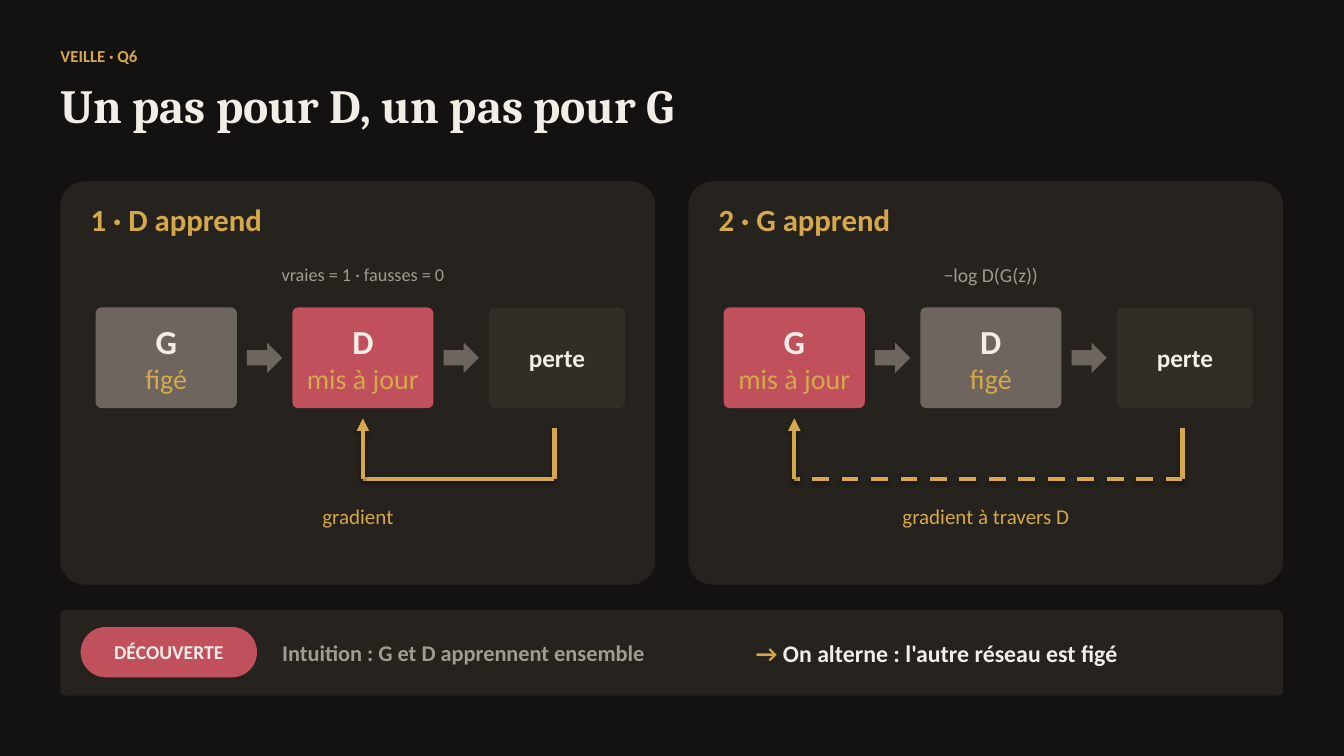
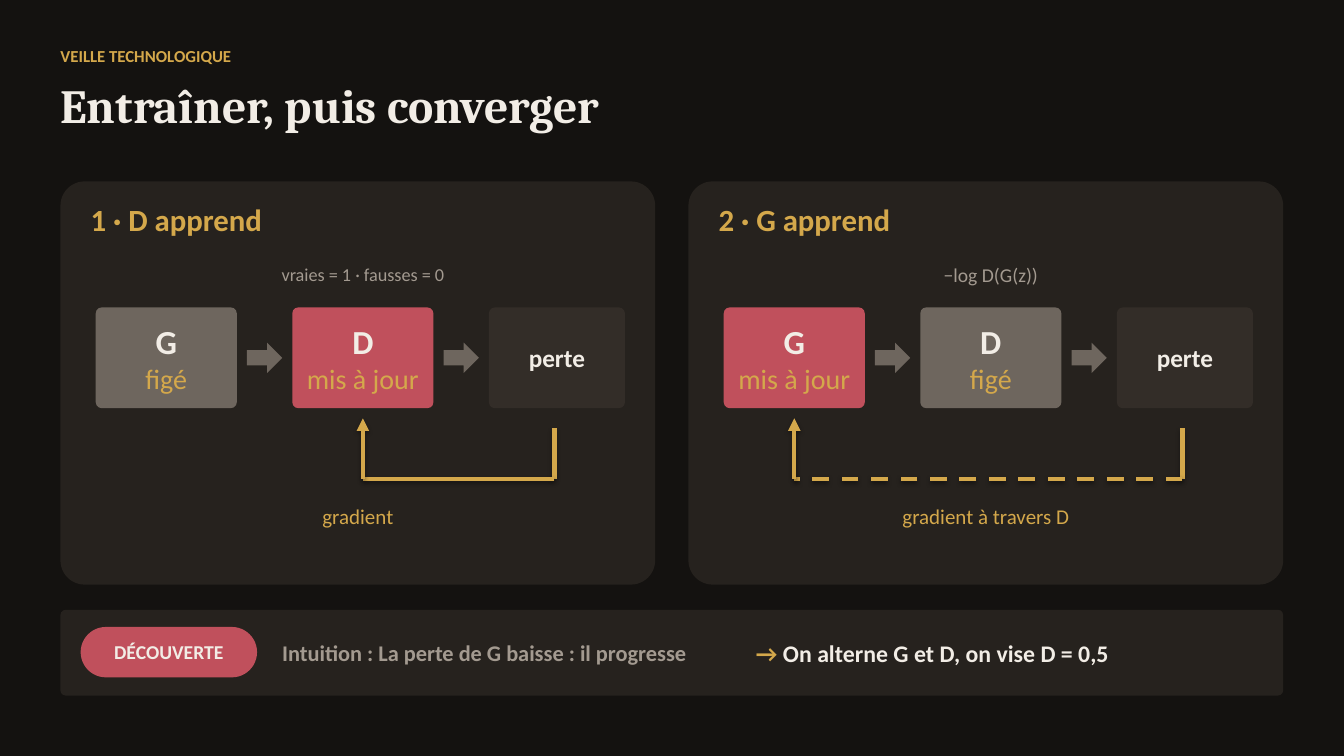
Before and after one commit to KAHINA-ABBAD/ganisme, a slide deck: slide 5 of reports/presentation/GANisme_sombre.pptx (slide 7 before the commit). Drawn at 1344x756 pixels with LibreOffice and Linux fonts; fonts in the diff are those of the drawing. Boxes give left, top, right and bottom in pixels: in the first picture for what was removed or moved away, otherwise in the second. Text is boxed around its words. In the diff, an @@ line names an element or a change of style, - is before the commit and + after.

```diff
--- a/reports/presentation/GANisme_sombre.pptx
+++ b/reports/presentation/GANisme_sombre.pptx
@@ text at (60, 51, 231, 64): text changed @@
-VEILLE · Q6
+VEILLE TECHNOLOGIQUE
@@ text at (60, 89, 599, 133): text changed @@
-Un pas pour D, un pas pour G
+Entraîner, puis converger
@@ text at (282, 645, 686, 665): text changed @@
-Intuition : G et D apprennent ensemble
+Intuition : La perte de G baisse : il progresse
@@ text at (783, 645, 1108, 665): text changed @@
-→ On alterne : l'autre réseau est figé
+→ On alterne G et D, on vise D = 0,5
```
Also in this commit, not shown: 20 other slides changed, 3 slides added, 24 slides removed, 16 other files.
